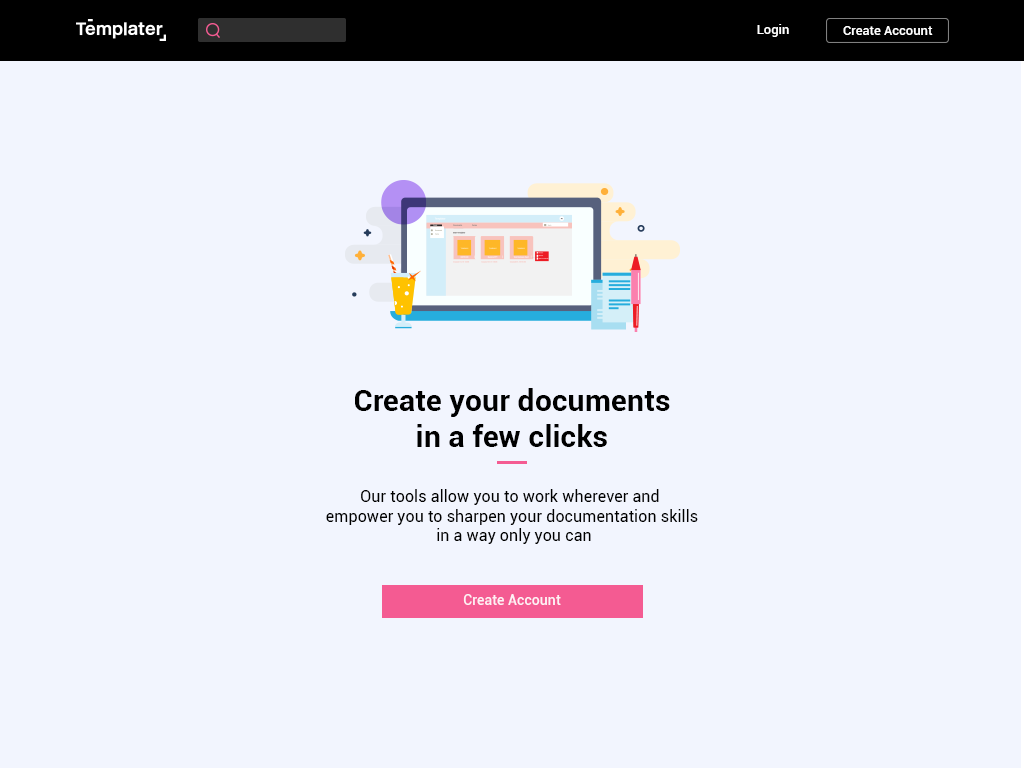
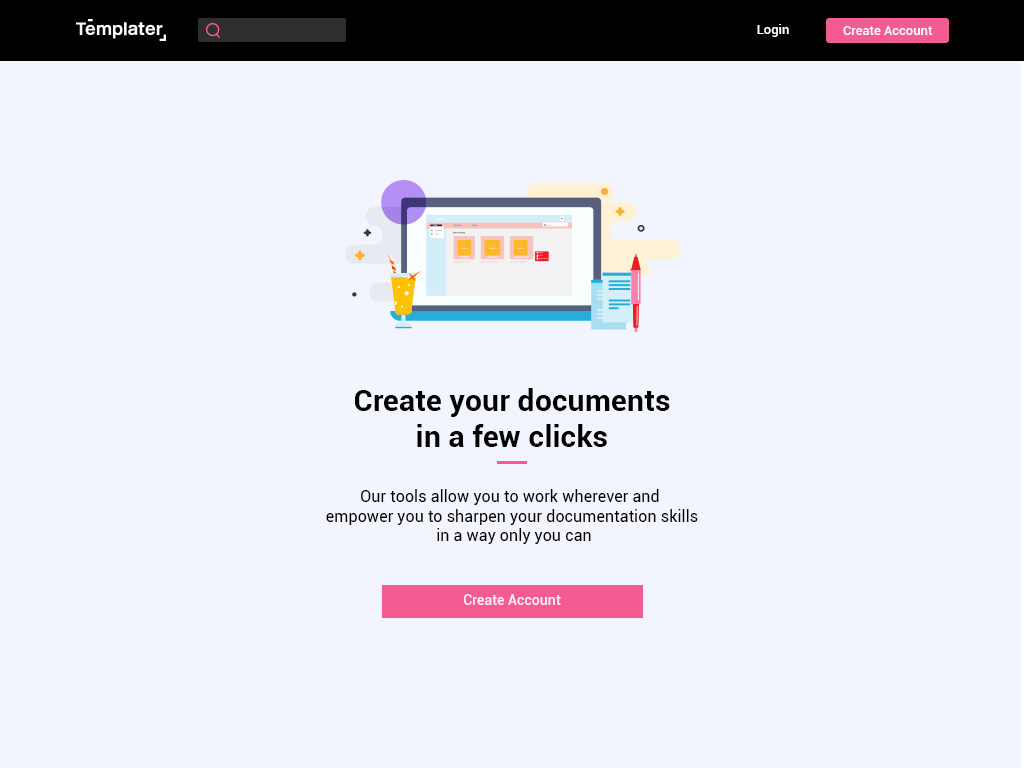
Revision of a layered 1024x768 image; what changed, layer by layer:
showed "hover-click" over bbox(826, 18, 949, 43)
